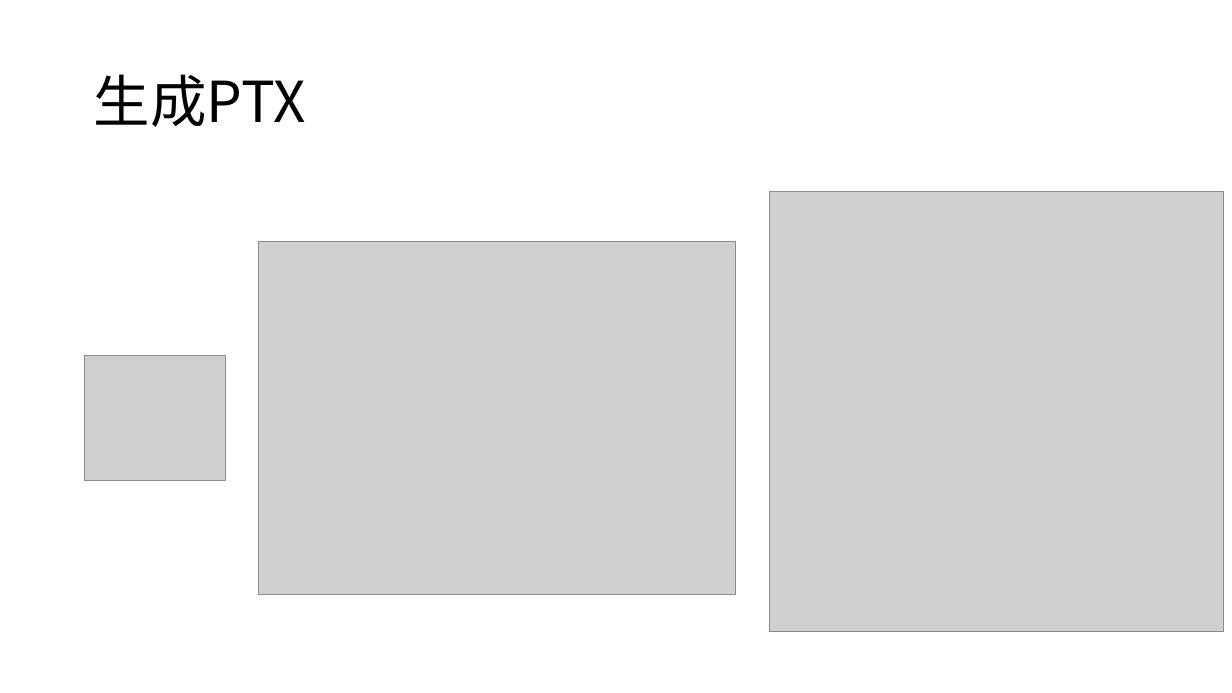
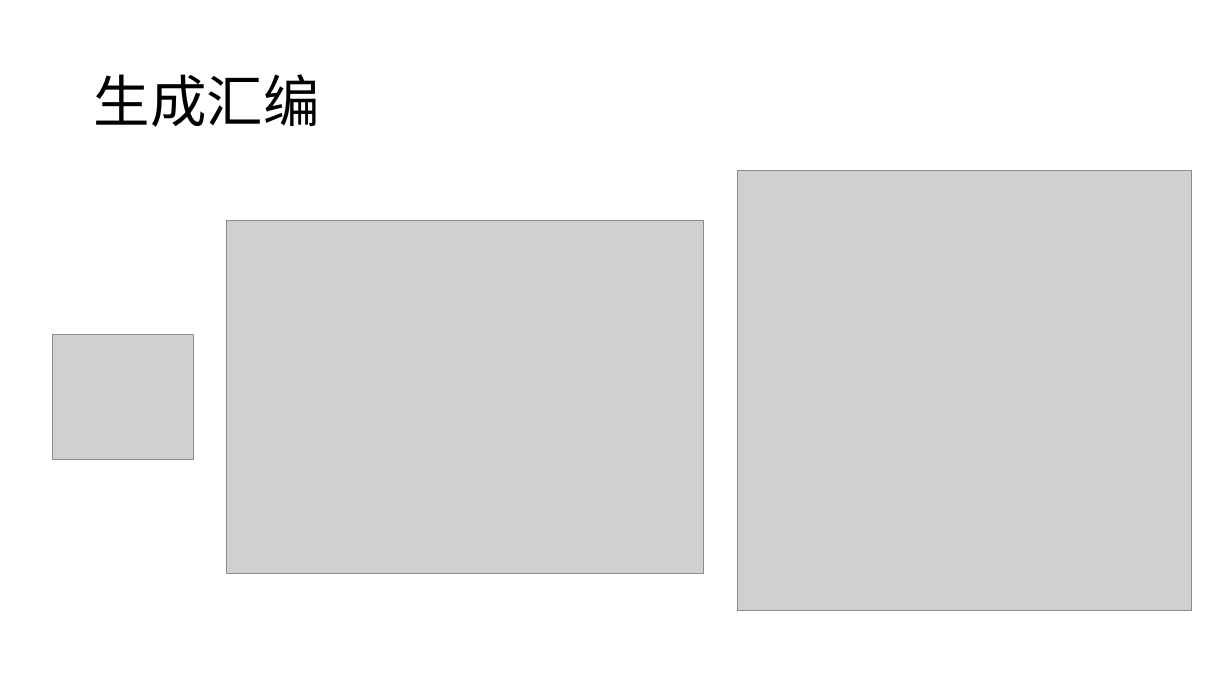
Before and after one commit to JYRoy/MLC-Learning, a slide deck: slide 11 of LLVM/04.LLVM Backend.pptx (slide 10 before the commit). Drawn at 1232x693 pixels with LibreOffice and Linux fonts; fonts in the diff are those of the drawing; grey boxes stand for pictures. Boxes give left, top, right and bottom in pixels: in the first picture for what was removed or moved away, otherwise in the second. Text is boxed around its words. In the diff, an @@ line names an element or a change of style, - is before the commit and + after.

```diff
--- a/LLVM/04.LLVM Backend.pptx
+++ b/LLVM/04.LLVM Backend.pptx
@@ title at box(94, 74, 320, 127): text changed @@
-生成PTX
+生成汇编
@@ picture: place and size @@
-picture at box(770, 192, 1225, 632)
+picture at box(738, 171, 1192, 611)
@@ picture: place and size @@
-picture at box(259, 241, 736, 594)
+picture at box(226, 220, 703, 573)
@@ picture: place and size @@
-picture at box(85, 356, 226, 481)
+picture at box(53, 335, 193, 459)
```
Also in this commit, not shown: 17 other slides changed, 5 slides added, 1 slide removed.
